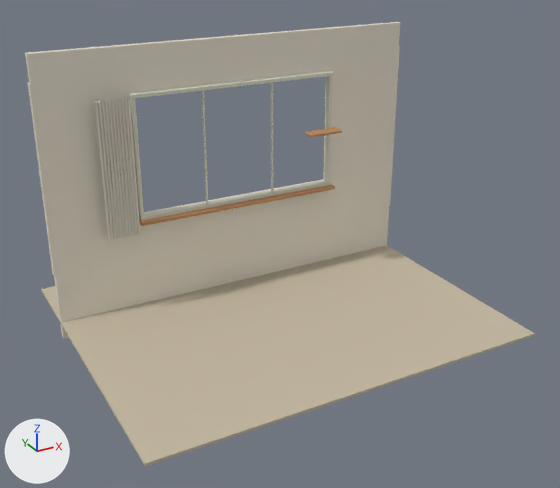
The glTF model public/models/room.glb, before and after one commit.
Rendered twice from a 50 mm lens placed at (-14.3, -26.5, 12.6), pointed at (-0.2, -0.8, -0.3). The lights are fixed; the arrows at lower left show +X, +Y and +Z. The older version comes first. Where no turn or scale is listed for an object, it has been applied to the vertices.

The first picture shows 'LinenCurtain0', 'LinenCurtain1', 'LinenCurtain10', 'LinenCurtain2', 'LinenCurtain3', 'LinenCurtain4', 'LinenCurtain5', 'LinenCurtain6', 'LinenCurtain7', 'LinenCurtain8', 'LinenCurtain9', 'Mesh_0', 'Mesh_1', 'Mesh_2', 'Mesh_3', 'Mesh_3.001', 'Mesh_4', 'Mesh_4.001', 'Mesh_5', 'Mesh_5.001', 'Mesh_6', 'Mesh_6.001', 'OakWindowSill' and 1 more.
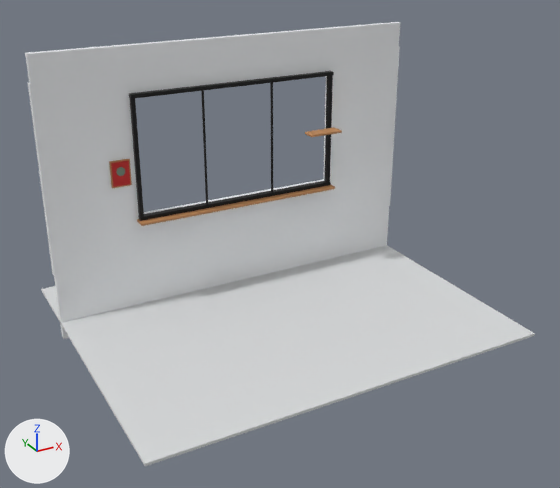
Diff of the bpy script that builds the scene:
```diff
--- a/public/models/room.glb.py
+++ b/public/models/room.glb.py
@@ mat_material_0 @@
 mat_material_0 = principled_material('Material_0')
-mat_material_0.base_color = (0.558, 0.485, 0.361)  # beige #c5b9a2
+mat_material_0.base_color = (0.694, 0.708, 0.716)  # light grey #d9dbdc
 mat_material_0.roughness = 0.94
@@ mat_material_1 @@
 mat_material_1 = principled_material('Material_1')
-mat_material_1.base_color = (0.791, 0.738, 0.624)  # pale yellow #e6dfcf
+mat_material_1.base_color = (0.855, 0.871, 0.888)  # white #eef0f2
 mat_material_1.roughness = 0.96
@@ mat_material_2 @@
 mat_material_2 = principled_material('Material_2')
-mat_material_2.base_color = (0.687, 0.694, 0.571)  # light grey #d8d9c7
+mat_material_2.base_color = (0.00857, 0.00857, 0.00857)  # black #171717
 mat_material_2.roughness = 0.67
@@ ob_linencurtain0 @@
-ob_linencurtain0 = bpy.data.objects.new('LinenCurtain0', me_mesh_12)
@@ ob_linencurtain1 @@
-ob_linencurtain1 = bpy.data.objects.new('LinenCurtain1', me_mesh_12)
@@ ob_linencurtain2 @@
-ob_linencurtain2 = bpy.data.objects.new('LinenCurtain2', me_mesh_12)
@@ ob_linencurtain3 @@
-ob_linencurtain3 = bpy.data.objects.new('LinenCurtain3', me_mesh_12)
@@ ob_linencurtain4 @@
-ob_linencurtain4 = bpy.data.objects.new('LinenCurtain4', me_mesh_12)
@@ ob_linencurtain5 @@
-ob_linencurtain5 = bpy.data.objects.new('LinenCurtain5', me_mesh_12)
@@ ob_linencurtain6 @@
-ob_linencurtain6 = bpy.data.objects.new('LinenCurtain6', me_mesh_12)
@@ ob_linencurtain7 @@
-ob_linencurtain7 = bpy.data.objects.new('LinenCurtain7', me_mesh_12)
@@ ob_linencurtain8 @@
-ob_linencurtain8 = bpy.data.objects.new('LinenCurtain8', me_mesh_12)
@@ ob_linencurtain9 @@
-ob_linencurtain9 = bpy.data.objects.new('LinenCurtain9', me_mesh_12)
@@ ob_linencurtain10 @@
-ob_linencurtain10 = bpy.data.objects.new('LinenCurtain10', me_mesh_12)
```

Boxes [x1, y1, x2, y2] around the edits, measured in the pictures (560 x 488 px):
'Mesh_0', recoloured (beige to light grey)
    both: [41, 245, 535, 466]
'Mesh_1', recoloured (pale yellow to white)
    both: [50, 169, 391, 339]
'Mesh_2', recoloured (pale yellow to white)
    both: [25, 22, 400, 107]
'Mesh_3', recoloured (pale yellow to white)
    both: [28, 83, 136, 277]
'Mesh_3.001', recoloured (pale yellow to white)
    both: [324, 47, 400, 206]
'Mesh_5', recoloured
    both: [139, 181, 331, 221]
'Mesh_5.001', recoloured (light grey to black)
    both: [129, 71, 334, 99]
'Mesh_4', recoloured (light grey to black)
    both: [130, 98, 144, 217]
'Mesh_4.001', recoloured (light grey to black)
    both: [324, 76, 333, 182]
'LinenCurtain9', deleted (pale yellow)
    before: [98, 101, 114, 240]
'LinenCurtain7', deleted (pale yellow)
    before: [104, 100, 120, 239]
'LinenCurtain8', deleted (pale yellow)
    before: [101, 101, 117, 239]
'LinenCurtain10', deleted (pale yellow)
    before: [94, 102, 111, 240]
'LinenCurtain4', deleted
    before: [114, 99, 129, 237]
'LinenCurtain5', deleted
    before: [111, 100, 126, 238]
'LinenCurtain6', deleted
    before: [107, 100, 123, 238]
'LinenCurtain3', deleted
    before: [117, 99, 132, 236]
'LinenCurtain1', deleted
    before: [124, 98, 138, 235]
'LinenCurtain0', deleted
    before: [127, 98, 140, 235]
'LinenCurtain2', deleted
    before: [120, 99, 135, 236]
'Mesh_6', recoloured (light grey to black)
    both: [201, 90, 208, 205]
